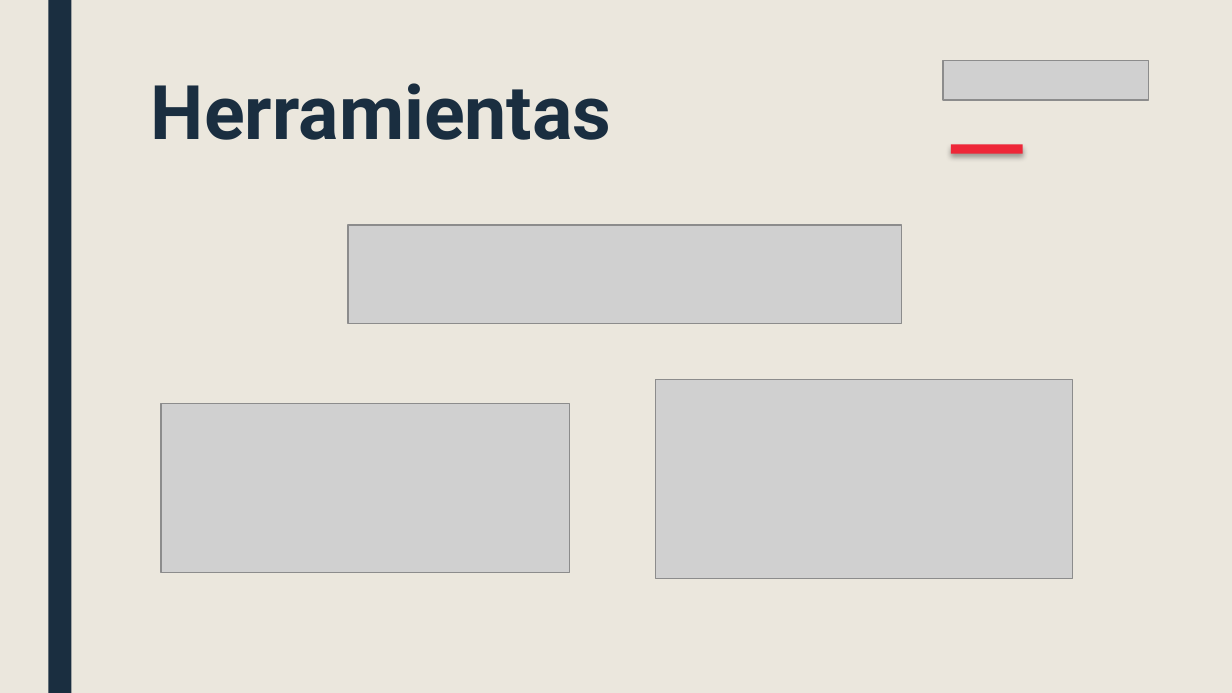
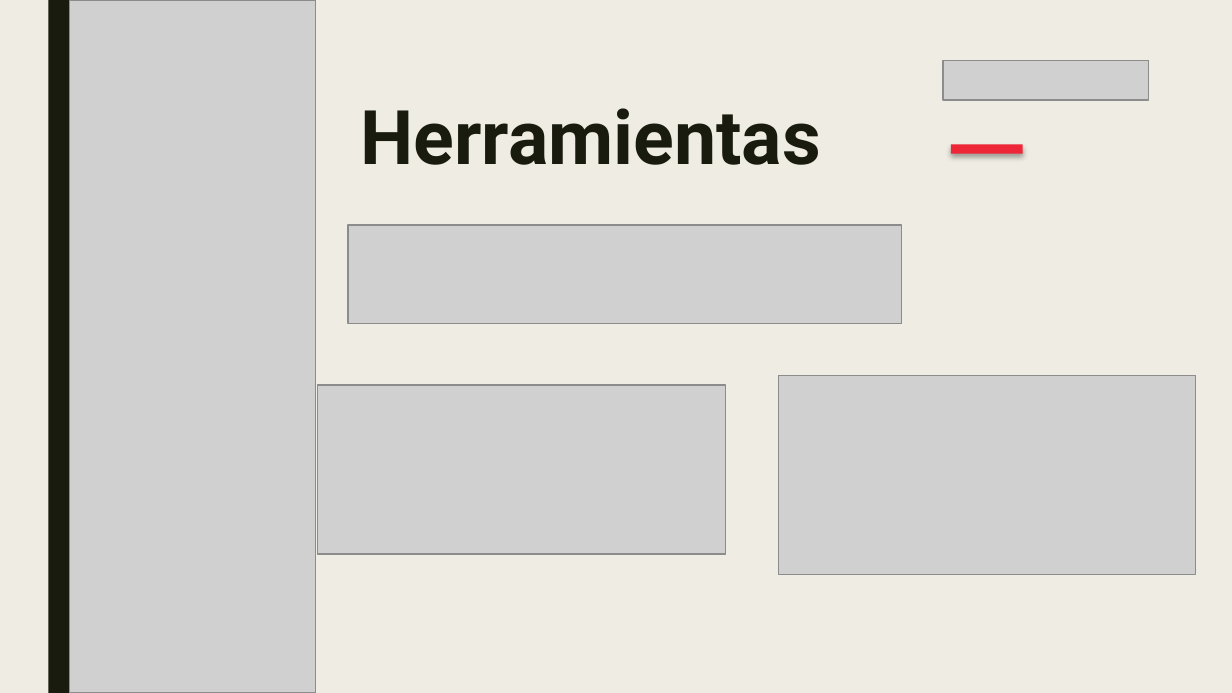
Before and after one commit to GS-Consultorio/analisis, a slide deck: slide 7 of consultorio1.pptx. Drawn at 1232x693 pixels with LibreOffice and Linux fonts; fonts in the diff are those of the drawing; grey boxes stand for pictures. Boxes give left, top, right and bottom in pixels: in the first picture for what was removed or moved away, otherwise in the second. Text is boxed around its words. In the diff, an @@ line names an element or a change of style, - is before the commit and + after.

```diff
--- a/consultorio1.pptx
+++ b/consultorio1.pptx
@@ background #EBE7DD to #EFEDE3 @@
@@ rectangle at [48, 0, 71, 692]: fill #1A2E40 to #191B0E @@
@@ picture added at [69, 0, 315, 692] @@
@@ text "Herramientas": place and size @@
-text "Herramientas" at [151, 83, 611, 140]
+text "Herramientas" at [360, 108, 820, 165]
@@ text "Herramientas" at [360, 108, 820, 165]: text colour #1A2E40 to #191B0E @@
@@ picture: place and size @@
-picture at [161, 404, 569, 573]
+picture at [318, 384, 726, 553]
@@ picture: place and size @@
-picture at [655, 379, 1073, 578]
+picture at [779, 376, 1196, 574]
```
Also in this commit, not shown: 9 other slides changed.
